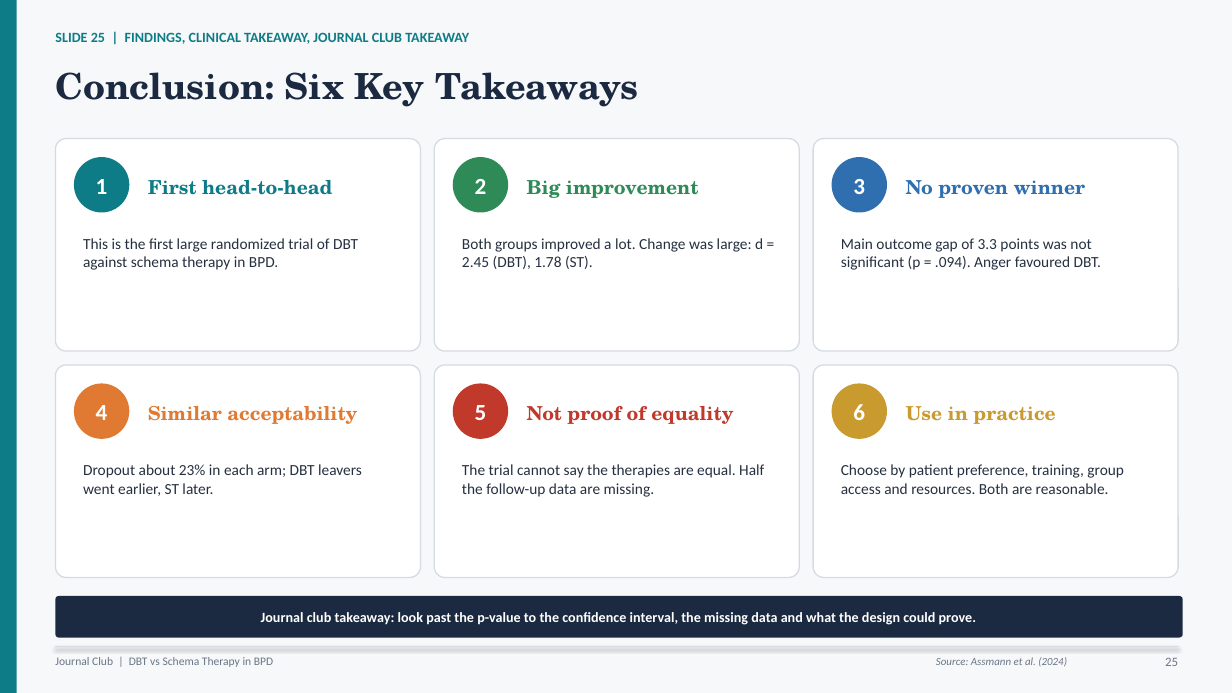
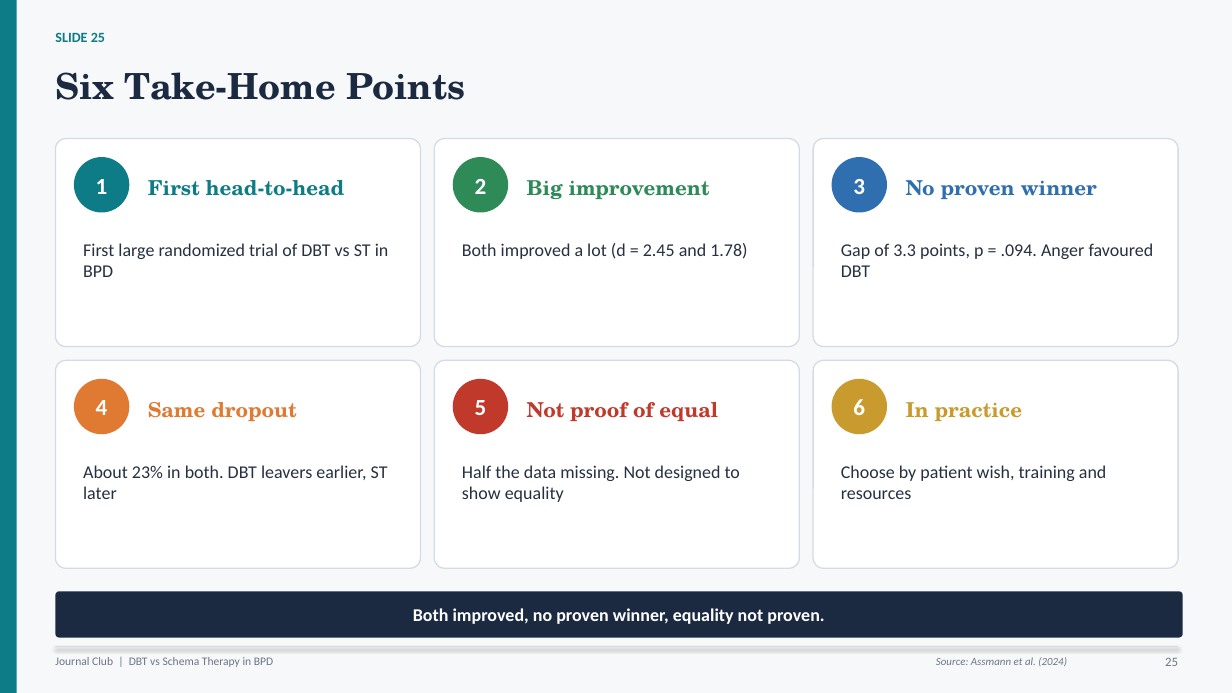
Before and after one commit to tejasdangodra786-byte/Dango-kiro, a slide deck: slide 25 of DBT_vs_Schema_Therapy_BPD_JournalClub.pptx. Drawn at 1232x693 pixels with LibreOffice and Linux fonts; fonts in the diff are those of the drawing. Boxes give left, top, right and bottom in pixels: in the first picture for what was removed or moved away, otherwise in the second. Text is boxed around its words. In the diff, an @@ line names an element or a change of style, - is before the commit and + after.

Commit message:
Rewrite journal club deck in simpler language with fewer words per slide

```diff
--- a/DBT_vs_Schema_Therapy_BPD_JournalClub.pptx
+++ b/DBT_vs_Schema_Therapy_BPD_JournalClub.pptx
@@ text at (x1=55, y1=32, x2=105, y2=42): text changed @@
-SLIDE 25 | FINDINGS, CLINICAL TAKEAWAY, JOURNAL CLUB TAKEAWAY
+SLIDE 25
@@ text at (x1=55, y1=72, x2=465, y2=100): text changed @@
-Conclusion: Six Key Takeaways
+Six Take-Home Points
@@ rounded rectangle resized from (x1=55, y1=139, x2=421, y2=351) to (x1=55, y1=139, x2=421, y2=347) @@
@@ rounded rectangle resized from (x1=434, y1=139, x2=799, y2=351) to (x1=434, y1=139, x2=799, y2=347) @@
@@ rounded rectangle resized from (x1=813, y1=139, x2=1178, y2=351) to (x1=813, y1=139, x2=1178, y2=347) @@
@@ size 15 to 16 pt in 3 elements at (x1=148, y1=180, x2=345, y2=196), (x1=527, y1=180, x2=710, y2=199), (x1=906, y1=180, x2=1097, y2=199) @@
@@ text at (x1=83, y1=243, x2=389, y2=277): text changed; size 12 to 14 pt @@
-This is the first large randomized trial of DBT against schema therapy in BPD.
+First large randomized trial of DBT vs ST in BPD
@@ text at (x1=462, y1=243, x2=747, y2=259): text changed; size 12 to 14 pt @@
-Both groups improved a lot. Change was large: d = 2.45 (DBT), 1.78 (ST).
+Both improved a lot (d = 2.45 and 1.78)
@@ text at (x1=841, y1=243, x2=1154, y2=277): text changed; size 12 to 14 pt @@
-Main outcome gap of 3.3 points was not significant (p = .094). Anger favoured DBT.
+Gap of 3.3 points, p = .094. Anger favoured DBT
@@ rounded rectangle resized from (x1=55, y1=365, x2=421, y2=578) to (x1=55, y1=360, x2=421, y2=568) @@
@@ rounded rectangle resized from (x1=434, y1=365, x2=799, y2=578) to (x1=434, y1=360, x2=799, y2=568) @@
@@ rounded rectangle resized from (x1=813, y1=365, x2=1178, y2=578) to (x1=813, y1=360, x2=1178, y2=568) @@
@@ 3 ellipses moved together from (x1=74, y1=384, x2=887, y2=439) to (x1=74, y1=379, x2=887, y2=434) @@
@@ text at (x1=148, y1=402, x2=297, y2=421): text changed; size 15 to 16 pt @@
-Similar acceptability
+Same dropout
@@ text at (x1=527, y1=402, x2=718, y2=421): text changed; size 15 to 16 pt @@
-Not proof of equality
+Not proof of equal
@@ text at (x1=906, y1=402, x2=1023, y2=421): text changed; size 15 to 16 pt @@
-Use in practice
+In practice
@@ text at (x1=83, y1=465, x2=388, y2=499): text changed; size 12 to 14 pt @@
-Dropout about 23% in each arm; DBT leavers went earlier, ST later.
+About 23% in both. DBT leavers earlier, ST later
@@ text at (x1=462, y1=465, x2=740, y2=502): text changed; size 12 to 14 pt @@
-The trial cannot say the therapies are equal. Half the follow-up data are missing.
+Half the data missing. Not designed to show equality
@@ text at (x1=841, y1=465, x2=1106, y2=499): text changed; size 12 to 14 pt @@
-Choose by patient preference, training, group access and resources. Both are reasonable.
+Choose by patient wish, training and resources
@@ rounded rectangle "Both improved, no proven winner, ..." resized from (x1=55, y1=596, x2=1183, y2=638) to (x1=55, y1=592, x2=1183, y2=638) @@
@@ text in rounded rectangle at (x1=413, y1=608, x2=824, y2=624): text changed; size 11 to 14 pt @@
-Journal club takeaway: look past the p-value to the confidence interval, the missing data and what the design could prove.
+Both improved, no proven winner, equality not proven.
```
Also in this commit, not shown: 35 other slides changed.
